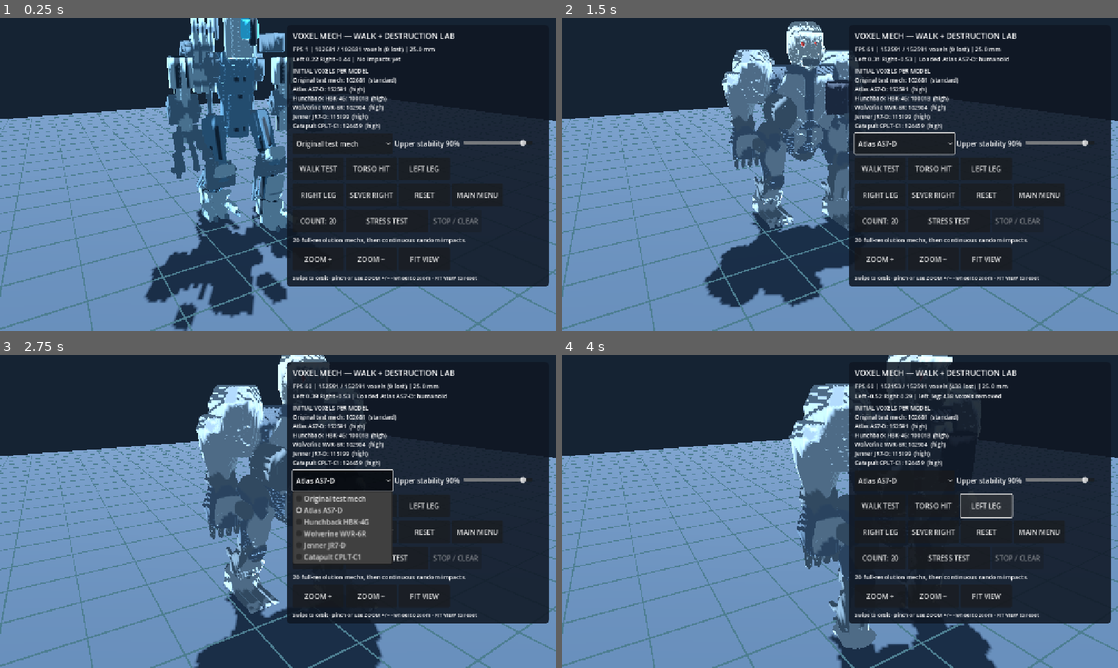
Above: before the commit, frames 1-4 (two rows, left to right).
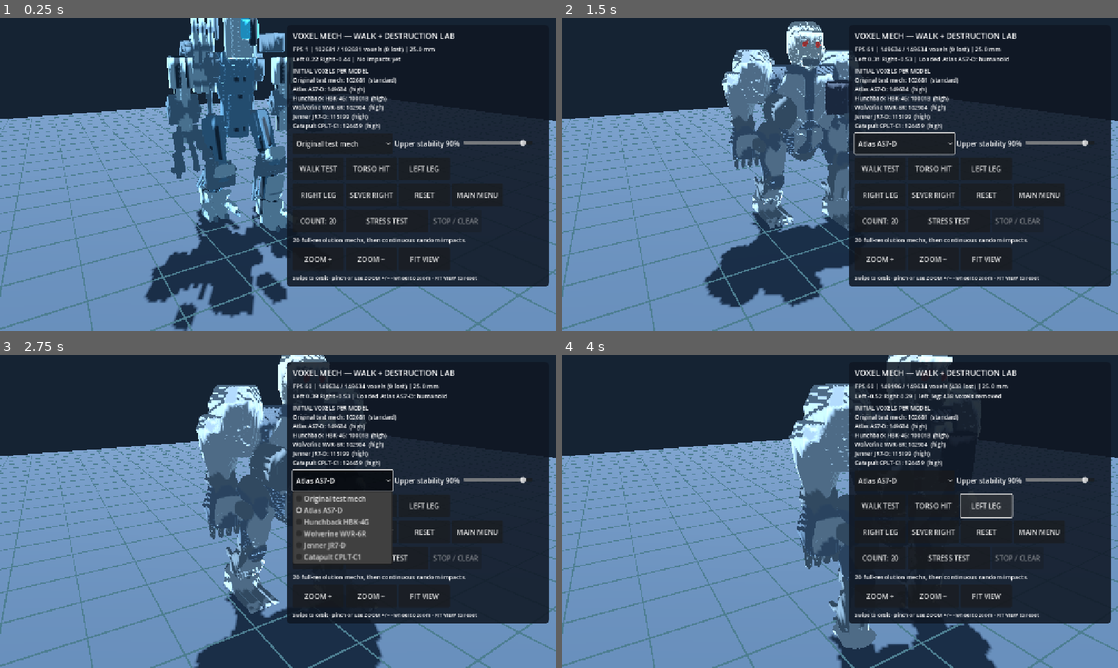
Above: after the commit, the same moments.

Repository: drag0nblad3/BtechMobile
Game: Godot game, scene res://scenes/voxel_mech_lab.tscn
The game is run twice, just before and just after one commit, with the same random seed, the same clock (stepped at 60 frames per second) and the same inputs. This scene is started directly instead of the project's main scene.
Inputs:
- Up to frame 1 (0.25 s): no input
- Up to frame 2 (1.5 s): click "Original test mech" at 0.5 s; click "WALK TEST" at 1.25 s
- Up to frame 3 (2.75 s): click "Atlas AS7-D" at 2 s
- Up to frame 4 (4 s): click "TORSO HIT" at 2.75 s; click "LEFT LEG" at 3.5 s

The runs differ from the first frame. In frame 1, less than 0.1% of the frame differs, in the area x 59-63%, y 22-24%; in frame 2, 0.1%, in the area x 38-66%, y 6-53%; in frame 3, less than 0.1%; in frame 4, less than 0.1%.

Commit message:
Keep same Atlas silhouette but remove unnecessary solid rear torso volume and reveal red eyes inside real recessed sockets

Diff:
--- a/src/view/units/atlas_source_mesh.gd
+++ b/src/view/units/atlas_source_mesh.gd
@@ -166,10 +166,10 @@
 	_loft(out, "waisted-torso", [
 		_ring(-11.0, 4.1, -3.1, 3.4),
 		_ring(-8.8, 5.1, -4.2, 4.4),
-		_ring(-5.0, 6.5, -5.1, 4.6),
-		_ring(-1.0, 8.2, -5.7, 5.0),
-		_ring(3.5, 10.0, -5.8, 4.9),
-		_ring(5.7, 8.5, -5.1, 4.1)
+		_ring(-5.0, 6.5, -5.1, 4.0),
+		_ring(-1.0, 8.2, -5.7, 4.4),
+		_ring(3.5, 10.0, -5.8, 4.3),
+		_ring(5.7, 8.5, -5.1, 3.7)
 	], 0)
 	# Exposed annular waist, intentionally smaller than breastplate.
 	_round_tube(out, "torso-swivel", 0, -9.4, -2.8, 2.4, 3.5, 8)
@@ -221,7 +221,7 @@
 		_round_tube(out, "recessed-eye-socket", x, 9.2,
 				-8.6, -6.0, 0.95, 1, 1)
 		_round_tube(out, "inset-red-eye", x, 9.25,
-				-6.5, -6.1, 0.45, 7, 2)
+				-7.6, -6.5, 0.55, 7, 2)
 	for x in [-2.8, 2.4]:
 		_plate(out, "skull-cheek", [
 			Vector3(x - 0.7, 7.6, -7.5), Vector3(x - 0.3, 8.8, -8.0),
